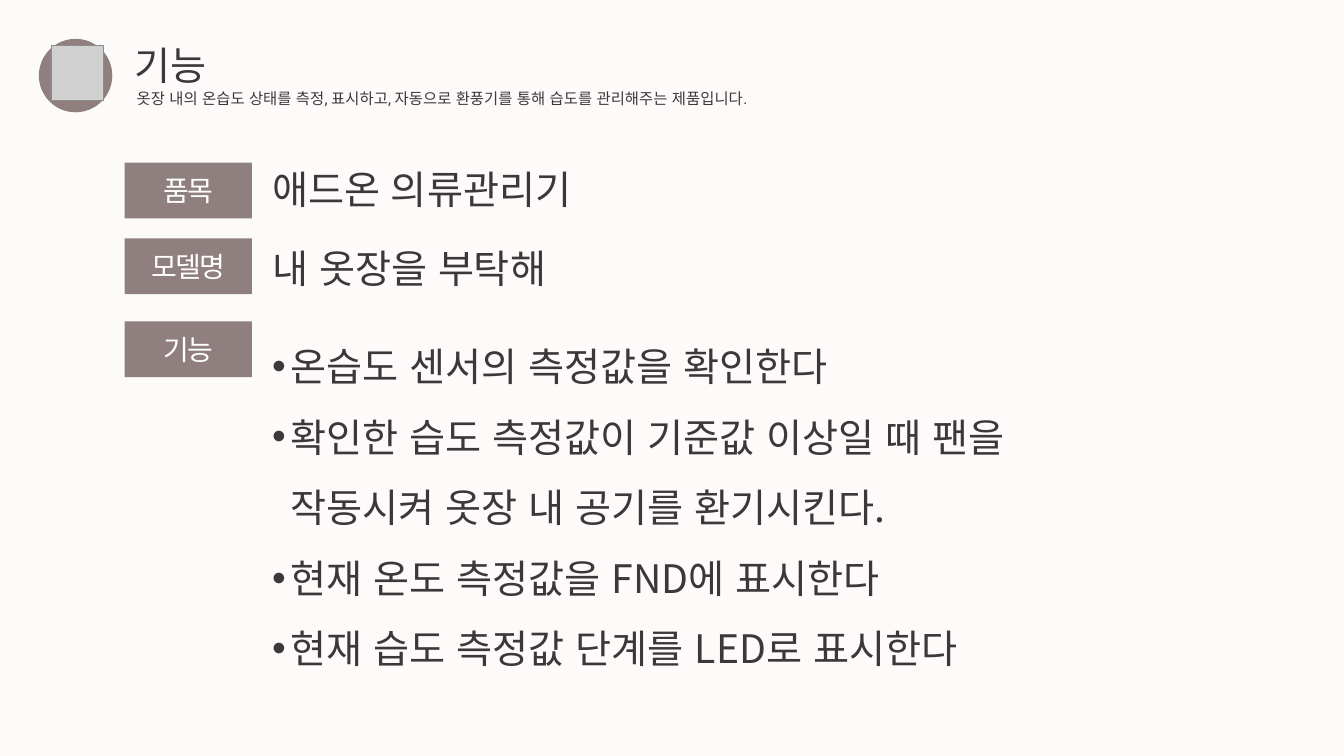
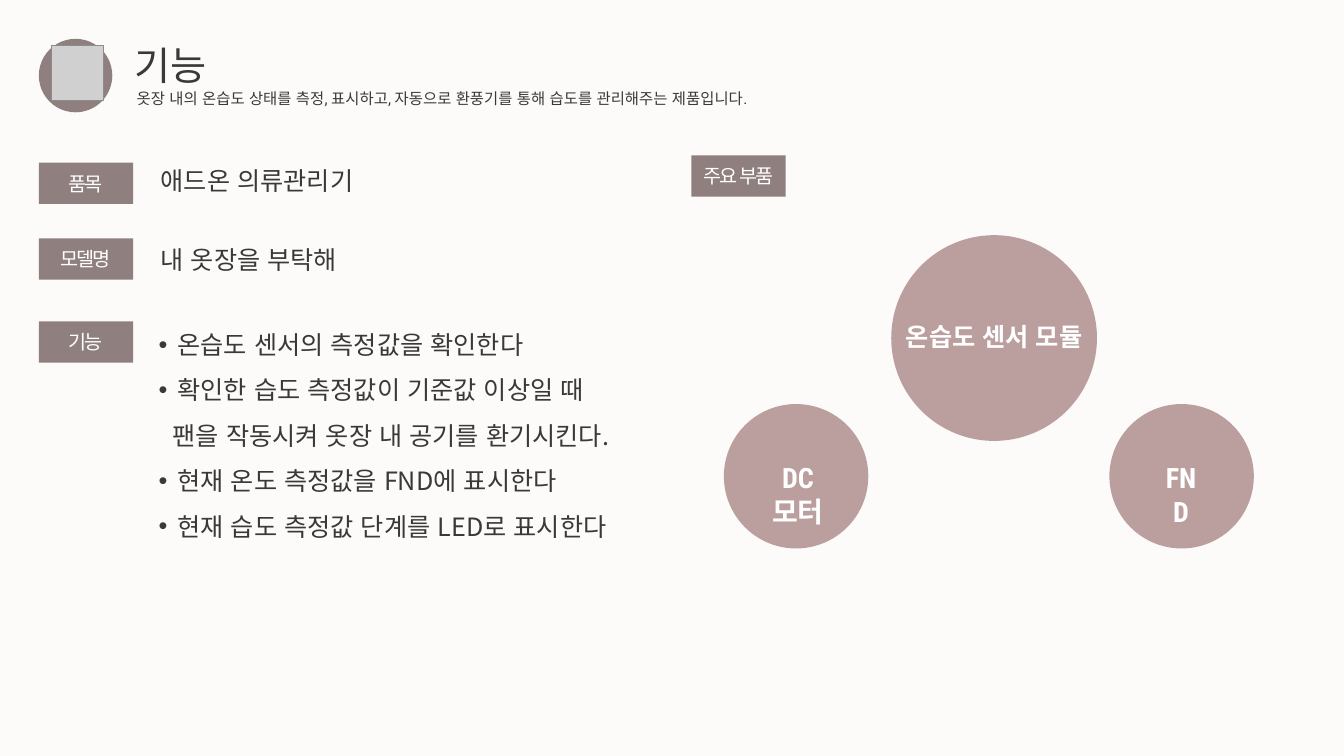
Before and after one commit to livlikwav/UOS_MPU, a slide deck: slide 3 of [2019마이크로프로세서]텀프로젝트 제안서_12조.pptx. Drawn at 1344x756 pixels with LibreOffice and Linux fonts; fonts in the diff are those of the drawing; grey boxes stand for pictures. Boxes give left, top, right and bottom in pixels: in the first picture for what was removed or moved away, otherwise in the second. Text is boxed around its words. In the diff, an @@ line names an element or a change of style, - is before the commit and + after.

```diff
--- a/[2019마이크로프로세서]텀프로젝트 제안서_12조.pptx
+++ b/[2019마이크로프로세서]텀프로젝트 제안서_12조.pptx
@@ rectangle "품목": place and size @@
-rectangle "품목" at (125,162,252,218)
+rectangle "품목" at (39,162,134,204)
@@ text "애드온 의류관리기" at (161,169,353,192): size 28 to 18 pt @@
@@ text "애드온 의류관리기": place and size @@
-text "애드온 의류관리기" at (272,171,571,207)
+text "애드온 의류관리기" at (161,169,353,192)
@@ rectangle added at (692,155,786,197), fill #8F807F, 14 pt, text #FFFFFF @@
+주요 부품
@@ rectangle "모델명": place and size @@
-rectangle "모델명" at (125,238,252,293)
+rectangle "모델명" at (39,238,134,279)
@@ text "내 옷장을 부탁해": place and size @@
-text "내 옷장을 부탁해" at (272,250,546,286)
+text "내 옷장을 부탁해" at (161,248,338,271)
@@ text "내 옷장을 부탁해" at (161,248,338,271): size 28 to 18 pt @@
@@ size 20 to 14 pt in 3 elements at (39,162,134,204), (39,238,134,279), (39,322,134,363) @@
@@ rectangle "기능": place and size @@
-rectangle "기능" at (125,322,252,377)
+rectangle "기능" at (39,322,134,363)
@@ text "온습도 센서의 측정값을 확인한다": place and size @@
-text "온습도 센서의 측정값을 확인한다" at (291,348,1005,666)
+text "온습도 센서의 측정값을 확인한다" at (173,333,609,538)
@@ text at (177,333,607,538): size 28 to 18 pt in "온습도 센서의 측정값을 확인한다", "현재 온도 측정값을 FND에 표시한다", "현재 습도 측정값 단계를 LED로 표시한다" @@
@@ text at (173,378,609,447): text changed; size 28 to 18 pt @@
-• 확인한 습도 측정값이 기준값 이상일 때 팬을 작동시켜 옷장 내 공기를 환기시킨다.
+• 확인한 습도 측정값이 기준값 이상일 때
+팬을 작동시켜 옷장 내 공기를 환기시킨다.
@@ group added at (724,235,1254,548): 3 ellipses, 3 texts @@
+DC 모터
+온습도 센서 모듈
+FND
```
Also in this commit, not shown: 2 other slides changed, 1 slide removed, 2 other files.
